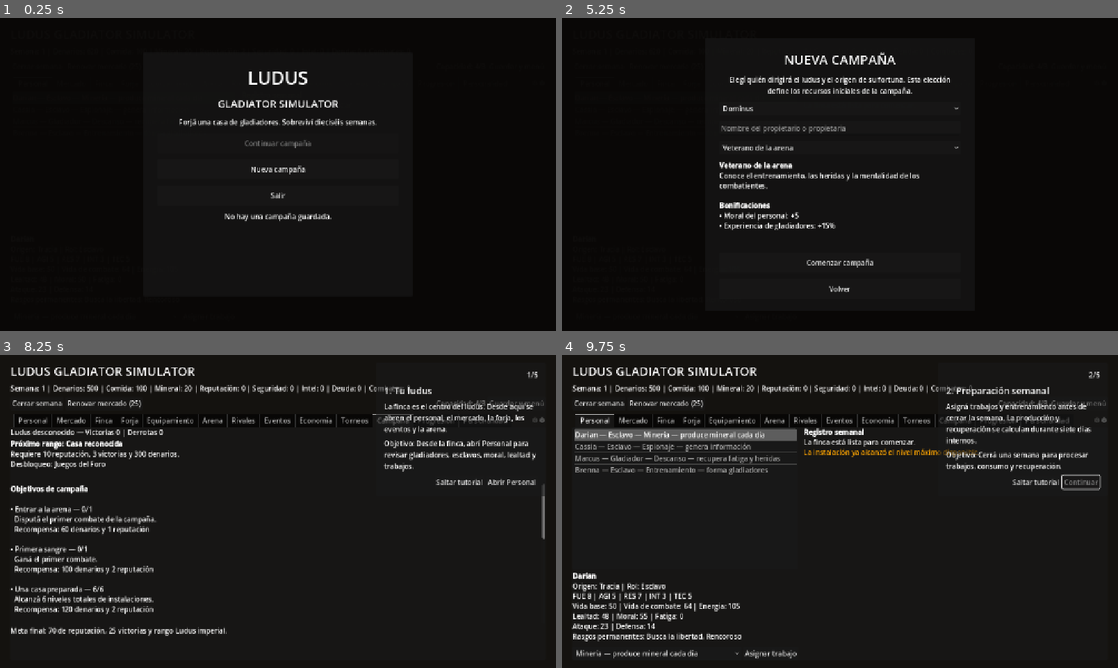
Above: before the commit, frames 1-4 (two rows, left to right).
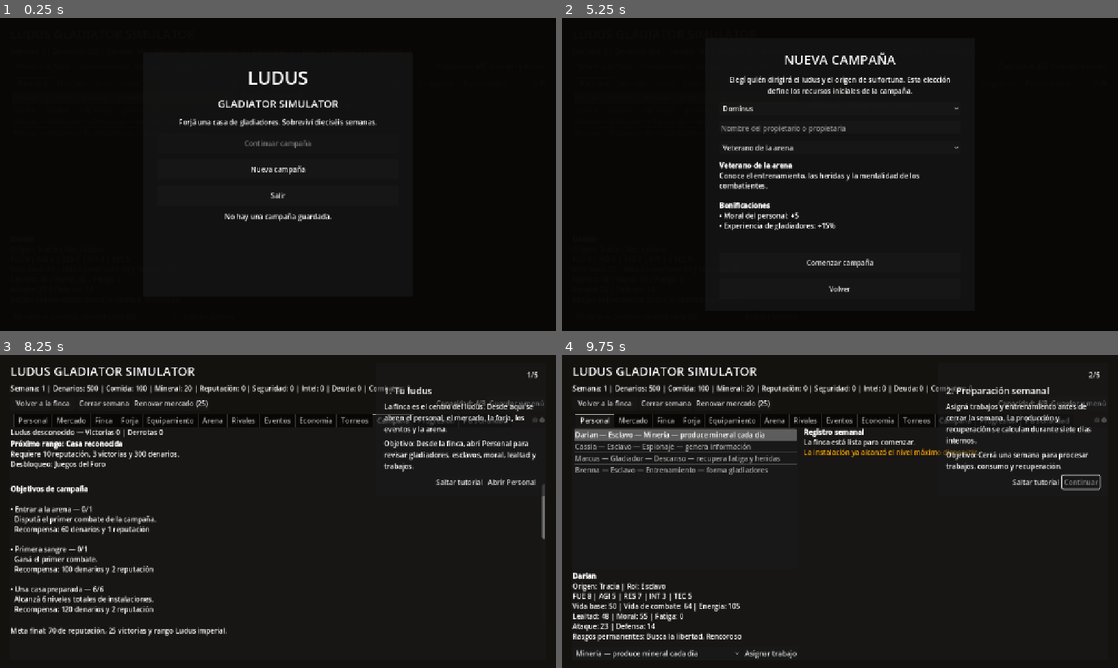
Above: after the commit, the same moments.

Repository: syfaadelia67-bot/Ludus-Gladiator-Simulator
Game: Godot game, scene res://scenes/Main.tscn
Two runs of this game, one before a commit and one after it. Both use one fixed random seed, a clock stepped at 60 frames per second and the inputs below.
Inputs (mouse positions are in pixels of both pictures, inside the frame that each line leads up to):
- Up to frame 1 (0.25 s): no input
- Up to frame 2 (5.25 s): click "Cerrar semana" at 0.5 s; click (606, 64) at 1.25 s, where only the run after the commit has a clickable "Volver a la finca"; click "Renovar mercado (25)" at 2 s; click "Guardar y menú" at 2.75 s; click "Minería — produce mineral cad…" at 3.5 s; click "Asignar trabajo" at 4.25 s; click "Nueva campaña" at 5 s
- Up to frame 3 (8.25 s): click (278, 464) at 5.77 s; type "Alex" at 5.85 s; click "Comenzar campaña" at 6.5 s; click "Mejorar instalación" at 7.25 s; click "Abrir administración y campaña" at 8 s
- Up to frame 4 (9.75 s): click "Abrir Personal" at 8.75 s; click "Continuar" at 9.5 s

The runs differ from the first frame. In frame 3, 0.4% of the frame differs, in the area x 2-38%, y 14-18%; in frame 4, 0.4%.

Commit message:
Register persistent finca return navigation

Diff:
--- a/game/project.godot
+++ b/game/project.godot
@@ -75,6 +75,7 @@
 CompletedCampaignReadOnlyPresenter="*res://scripts/ui/completed_campaign_read_only_presenter.gd"
 FincaHubController="*res://scripts/ui/finca_hub_controller.gd"
 FincaBuildingNavigationController="*res://scripts/ui/finca_building_navigation_controller.gd"
+FincaReturnNavigationController="*res://scripts/ui/finca_return_navigation_controller.gd"
 StartScreenController="*res://scripts/ui/start_screen_controller.gd"
 TutorialController="*res://scripts/ui/tutorial_controller.gd"
 MainMenuReturnController="*res://scripts/ui/main_menu_return_controller.gd"
